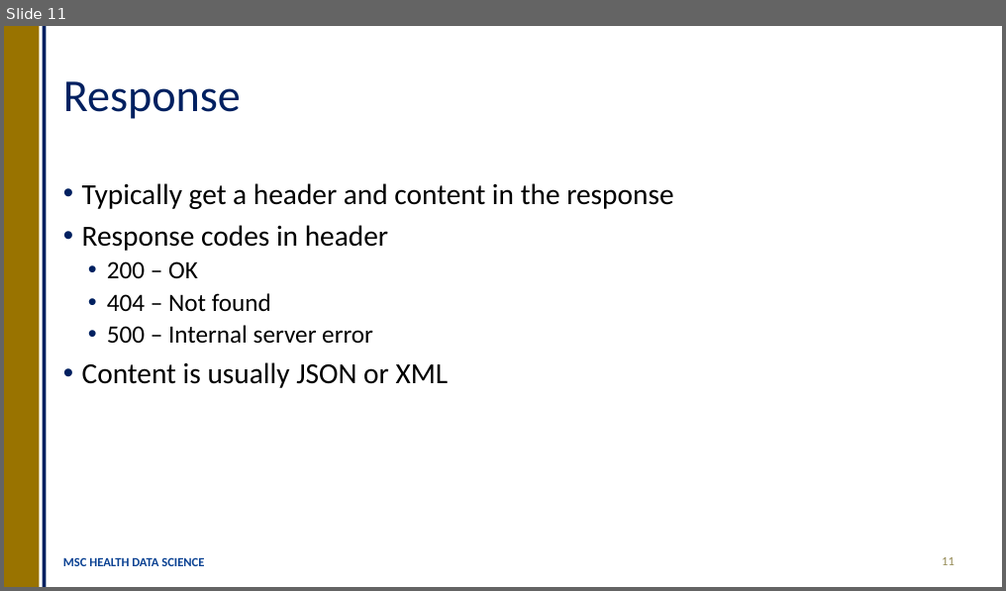
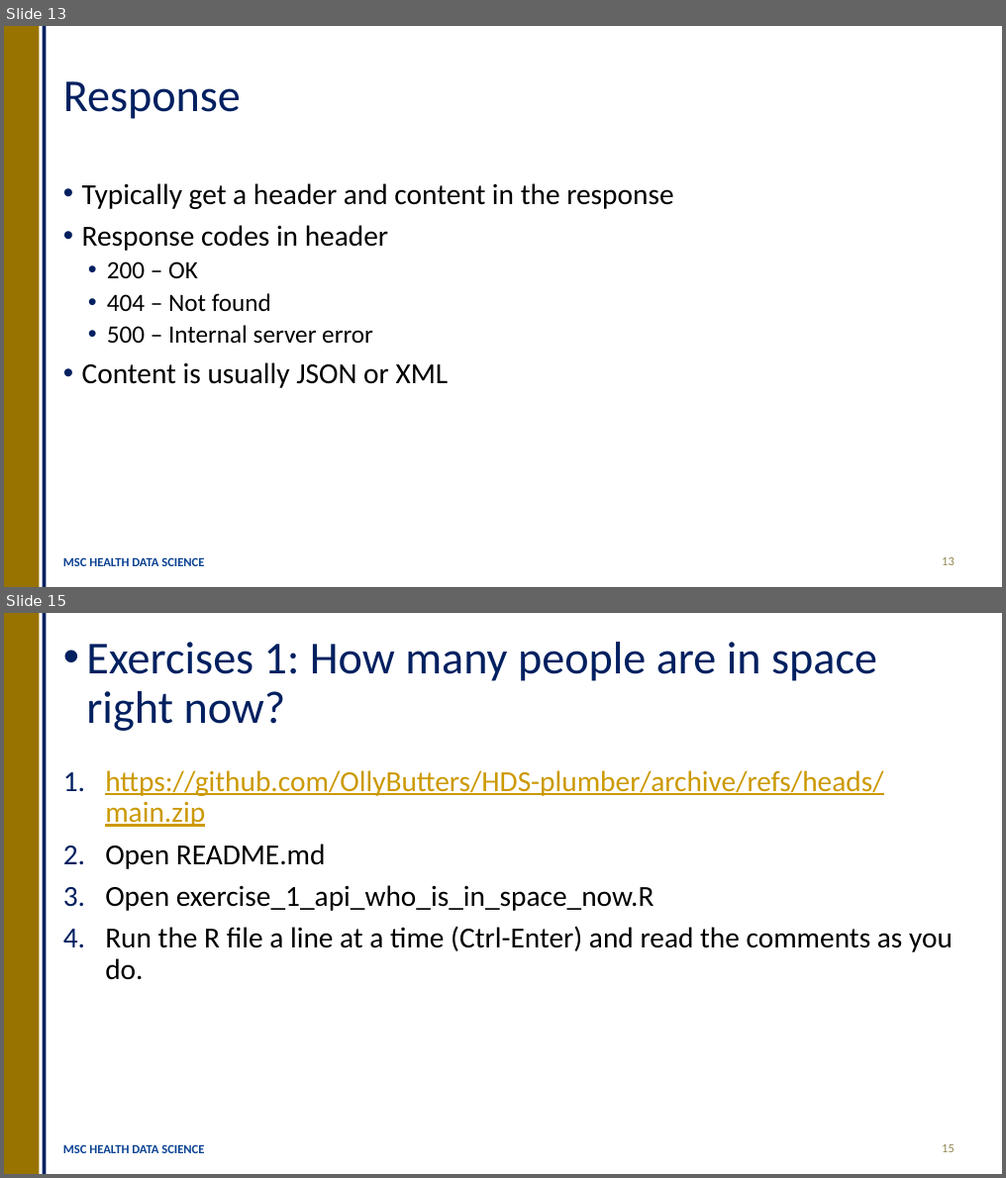
Before and after one commit to OllyButters/HDS-plumber, a slide deck: api_plumber_slides.pptx. Shown one above the other, each under a label of ours: slide 11 before the commit, slides 13 and 15 after it; the slides between them are not shown. The pictures are 1006x591 and 1006x1178 pixels, drawn with LibreOffice and Linux fonts; fonts in the diff are those of the drawing. Boxes give left, top, right and bottom in pixels: in the first picture for what was removed or moved away, otherwise in the second. Text is boxed around its words. In the diff, an @@ line names an element or a change of style, - is before the commit and + after.

```diff
--- a/api_plumber_slides.pptx
+++ b/api_plumber_slides.pptx
@@ slide 15 added at bbox=[4, 613, 1002, 1174], background #FFFFFF; not listed: 2 template elements that a slide beside it also shows @@
@@ title added at bbox=[86, 642, 877, 731], 44 pt, text #002060 @@
+• Exercises 1: How many people are in space right now?
@@ text added at bbox=[105, 770, 952, 980], 28 pt, text #000000 @@
+1. https://github.com/OllyButters/HDS-plumber/archive/refs/heads/main.zip
+2. Open README.md
+3. Open exercise_1_api_who_is_in_space_now.R
+4. Run the R file a line at a time (Ctrl-Enter) and read the comments as you do.
@@ text added at bbox=[63, 1145, 204, 1154], 12 pt, text #0B4293, bold @@
+MSC HEALTH DATA SCIENCE
@@ page number added at bbox=[942, 1145, 954, 1153], 12 pt, text #948A54 @@
+15
@@ what was slide 11 is now slide 13 @@
@@ page number at bbox=[942, 558, 954, 566]: text changed @@
-11
+13
```
Also in this commit, not shown: 9 slides changed, 6 other slides added, 4 other files.
